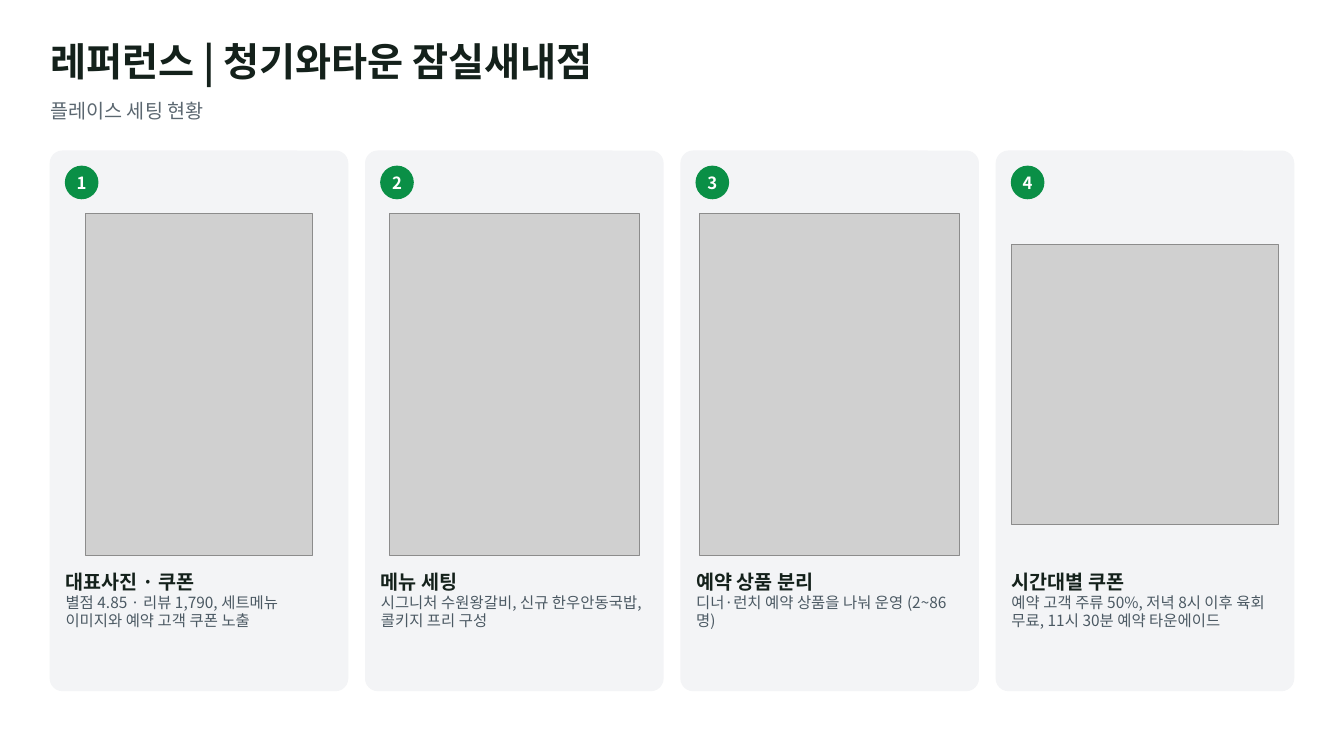
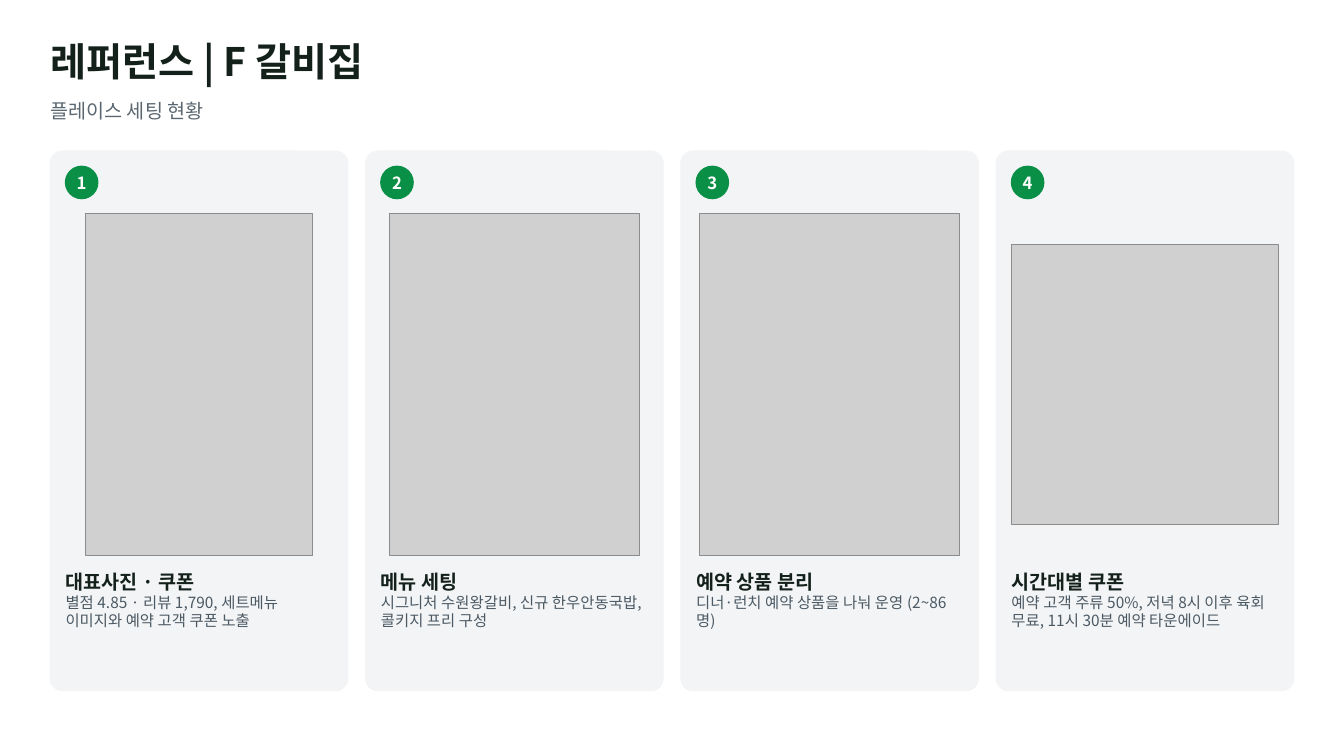
Before and after one commit to alfk0615/placeon, a slide deck: slide 14 of out/company_reference_proposal.pptx. Drawn at 1344x756 pixels with LibreOffice and Linux fonts; fonts in the diff are those of the drawing; grey boxes stand for pictures. Boxes give left, top, right and bottom in pixels: in the first picture for what was removed or moved away, otherwise in the second. Text is boxed around its words. In the diff, an @@ line names an element or a change of style, - is before the commit and + after.

```diff
--- a/out/company_reference_proposal.pptx
+++ b/out/company_reference_proposal.pptx
@@ text at (50, 43, 364, 80): text changed @@
-레퍼런스 | 청기와타운 잠실새내점
+레퍼런스 | F 갈비집
```
Also in this commit, not shown: 14 other slides changed.
